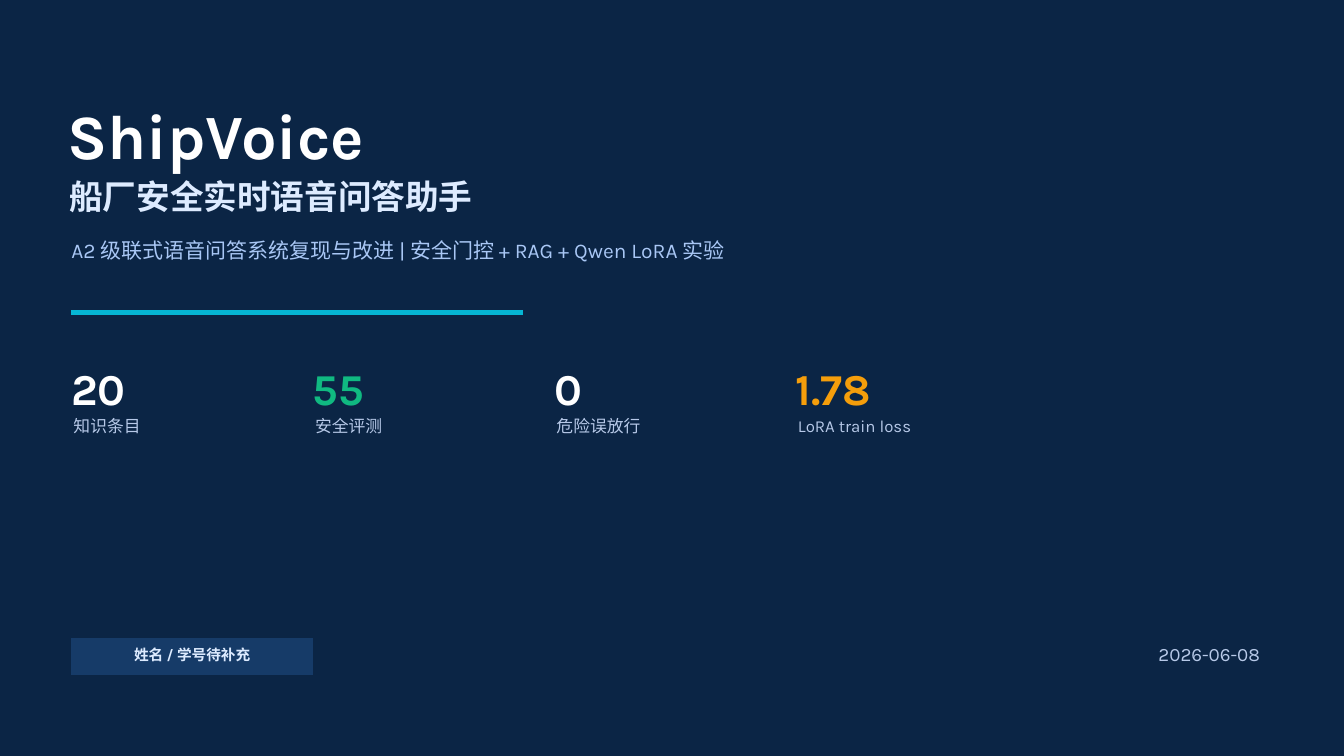
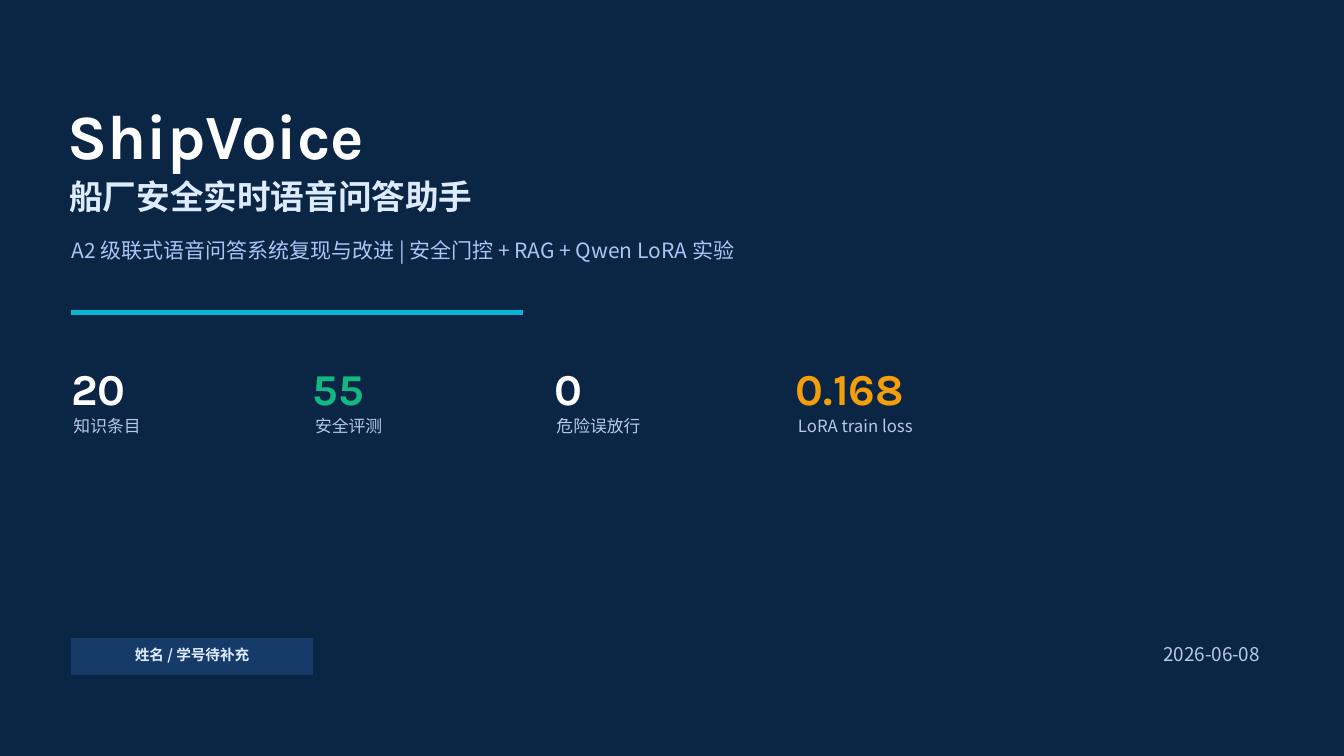
Before and after one commit to L-Dramatic/ShipVoice, a slide deck: slide 1 of deliverables/ShipVoice_Final_Defense_Deck_Draft.pptx. Drawn at 1344x756 pixels with LibreOffice and Linux fonts; fonts in the diff are those of the drawing. Boxes give left, top, right and bottom in pixels: in the first picture for what was removed or moved away, otherwise in the second. Text is boxed around its words. In the diff, an @@ line names an element or a change of style, - is before the commit and + after.

```diff
--- a/deliverables/ShipVoice_Final_Defense_Deck_Draft.pptx
+++ b/deliverables/ShipVoice_Final_Defense_Deck_Draft.pptx
@@ text at [796, 376, 904, 406]: text changed @@
-1.78
+0.168
@@ font Karla to Noto Sans CJK SC in 4 elements at [71, 240, 734, 262], [798, 418, 913, 432], [135, 647, 249, 662], [1163, 647, 1260, 661] @@
```
Also in this commit, not shown: 9 other slides changed, 22 other files.
